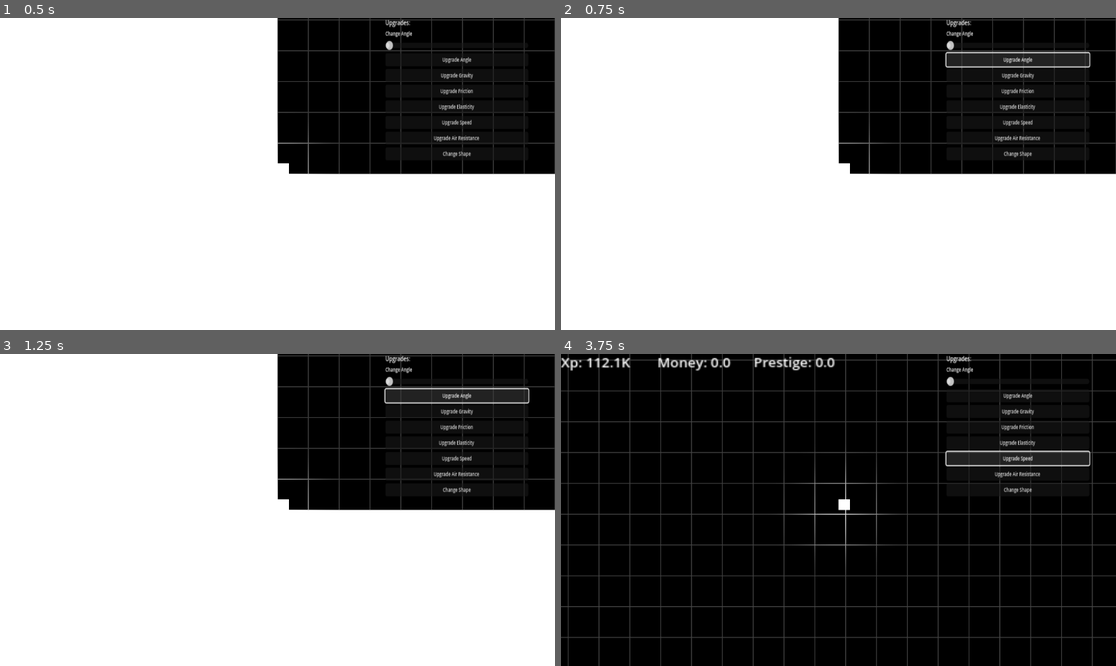
Above: before the commit, frames 1-4 (two rows, left to right).
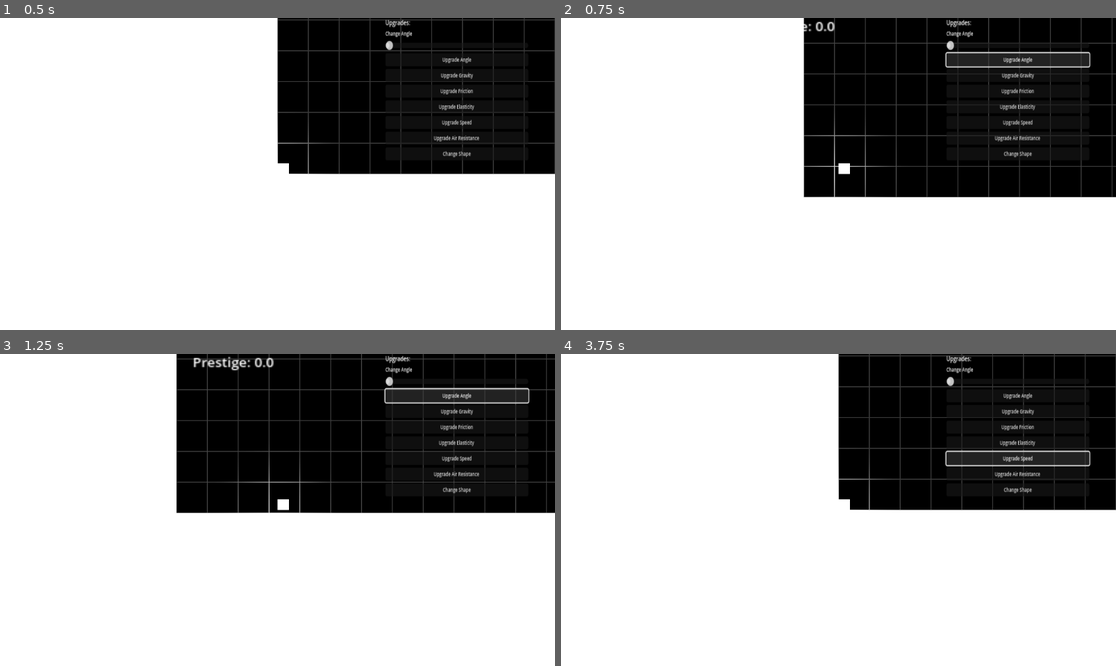
Above: after the commit, the same moments.

Repository: Lueegee1/Skr-t-Kast-Spil
Game: Godot game, scene res://main/root.tscn
The game is run twice, just before and just after one commit, with the same random seed, the same clock (stepped at 60 frames per second) and the same inputs.
Inputs:
- Up to frame 1 (0.5 s): no input
- Up to frame 2 (0.75 s): click "Upgrade Angle" at 0.5 s
- Up to frame 3 (1.25 s): no input
- Up to frame 4 (3.75 s): click "Upgrade Gravity" at 1.25 s; click "Upgrade Friction" at 2 s; click "Upgrade Elasticity" at 2.75 s; click "Upgrade Speed" at 3.5 s

Frame 1 is identical in both runs. In frame 2, 9.7% of the frame differs, in the area x 43-100%, y 0-58%; in frame 3, 12%; in frame 4, 78%, in the area x 0-100%, y 0-100%.

Commit message:
fixed launch

Diff:
--- a/main/BallMechanics.gd
+++ b/main/BallMechanics.gd
@@ -7,19 +7,20 @@
 #------------------------------------------ Setup ------------------------------------------
 
 # exported variables
-@export var launch_speed: float = 1000.0               # speed that the RigidBody2D is launched with
+@export var launch_speed: float = 500.0                # speed that the RigidBody2D is launched with
 @export var launch_angle: float = 45.0                 # angle of launch of the RigidBody2D
 @export var stop_threshold := 5.0                      # velocity threshold rquired for the RigidBody2D to be considered stopped
-@export var stop_delay := 1.5                          # seconds it must stay still to count as stopped
+@export var stop_delay := 1.0                          # seconds it must stay still to count as stopped
 @export var time_between_launch = 0.5                  # the time between launch command being given and the RigidBody2D actually being launched
-@export var air_resistance = 0.1                         # uses the "damp" variable as air resistance
-@export var gravity = 3                                # uses the "gravity_scale" as gravity
-@export var ground_friction = 0.1                        # uses PhysicsMaterial's "friction" as friction
-@export var ground_elasticity = 0.5                  # uses PhysicsMaterial's "bounce" as the grounds elasticity
+@export var air_resistance = 0.5                     # uses the "damp" variable as air resistance
+@export var gravity = 1                                # uses the "gravity_scale" as gravity
+@export var ground_friction = 0.1                      # uses PhysicsMaterial's "friction" as friction
+@export var ground_elasticity = 0.5                    # uses PhysicsMaterial's "bounce" as the grounds elasticity
 
 # variables
 var still_time := 0.0                                  # var to hold the ellapsed time the RigidBody2D has been stationary
 var BodyMaterial = PhysicsMaterial.new()               # makes a new PhysicsMaterial from where friction and bounce can be edited
+var stood_still = false
 
 # defining object paths
 @onready var StartPos = $"../Marker2D".global_position # start position of the RigidBody2D
@@ -32,17 +33,19 @@
 	Global.Ball = self
 	await get_tree().process_frame  # wait one frame so the shape exists
 	reload_variables()
+	initiate_Launch()
 
 func initiate_Launch(): # sets up variables, waits a bit then calls the launch function LaunchRigidBody()
 	global_position = StartPos
 	linear_velocity = Vector2.ZERO
+	await get_tree().create_timer(time_between_launch).timeout
 	reload_variables()
-	await get_tree().create_timer(time_between_launch).timeout
 	launchRigidBody(launch_angle)
 
 func launchRigidBody(angle): # launch RigidBody at input angle
 	var radians = deg_to_rad(angle)
 	linear_velocity = Vector2(cos(radians), -sin(radians)) * launch_speed
+	stood_still = false
 
 func _physics_process(delta): # called every frame
 	Global.Ground._ground_update(position.x)
@@ -53,19 +56,18 @@
 	else:
 		still_time = 0
 	if still_time >= stop_delay:
-		Global.Inventory._get_money(position.x)
-		initiate_Launch()
+		if stood_still == false:
+			stood_still = true
+			Global.Inventory._get_money(position.x)
+			initiate_Launch()
 
 func reload_variables():
 	# Air resistance & gravity
-	linear_damp_mode = RigidBody2D.DAMP_MODE_REPLACE
-	angular_damp_mode = RigidBody2D.DAMP_MODE_REPLACE
+
 	linear_damp = air_resistance
 	gravity_scale = gravity
-
 	# Friction & bounce
 	BodyMaterial.friction = ground_friction
 	BodyMaterial.bounce = ground_elasticity
-
 	# Apply the material to the RigidBody2D itself
 	physics_material_override = BodyMaterial
--- a/main/main.tscn
+++ b/main/main.tscn
@@ -141,7 +141,6 @@
 linear_damp = 0.08
 angular_damp = 100.0
 script = ExtResource("2_pjrb6")
-launch_speed = 100000.0
 
 [node name="CollisionPolygon2D" type="CollisionShape2D" parent="LaunchSite/RigidBody2D"]
 position = Vector2(12, -10.819267)
